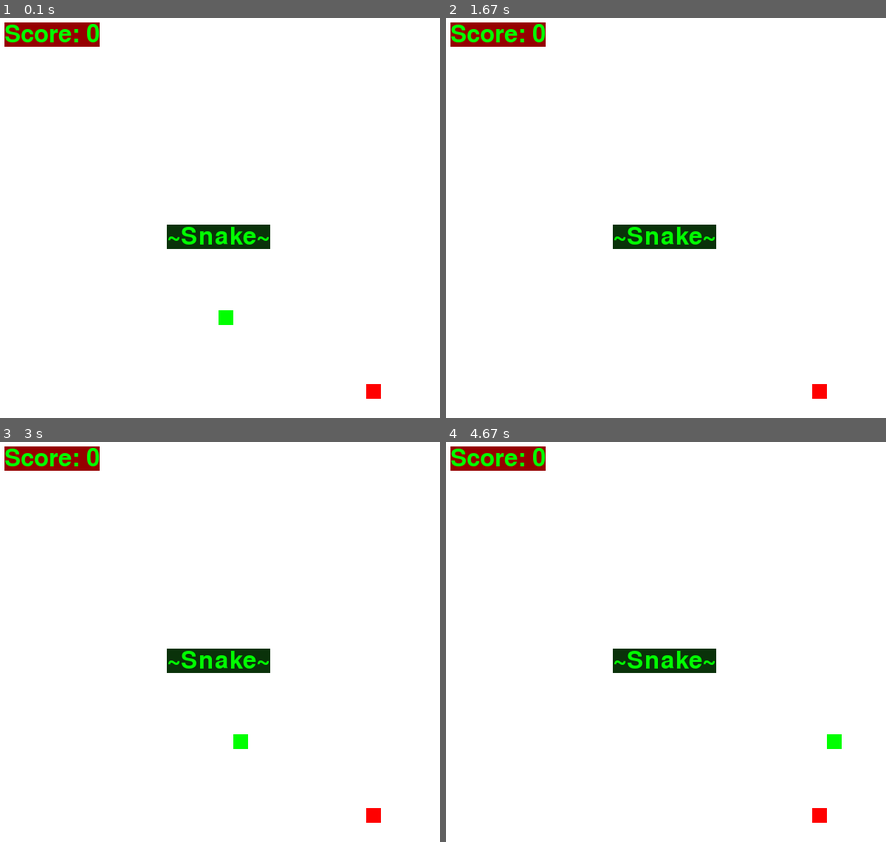
Above: before the commit, frames 1-4 (two rows, left to right).
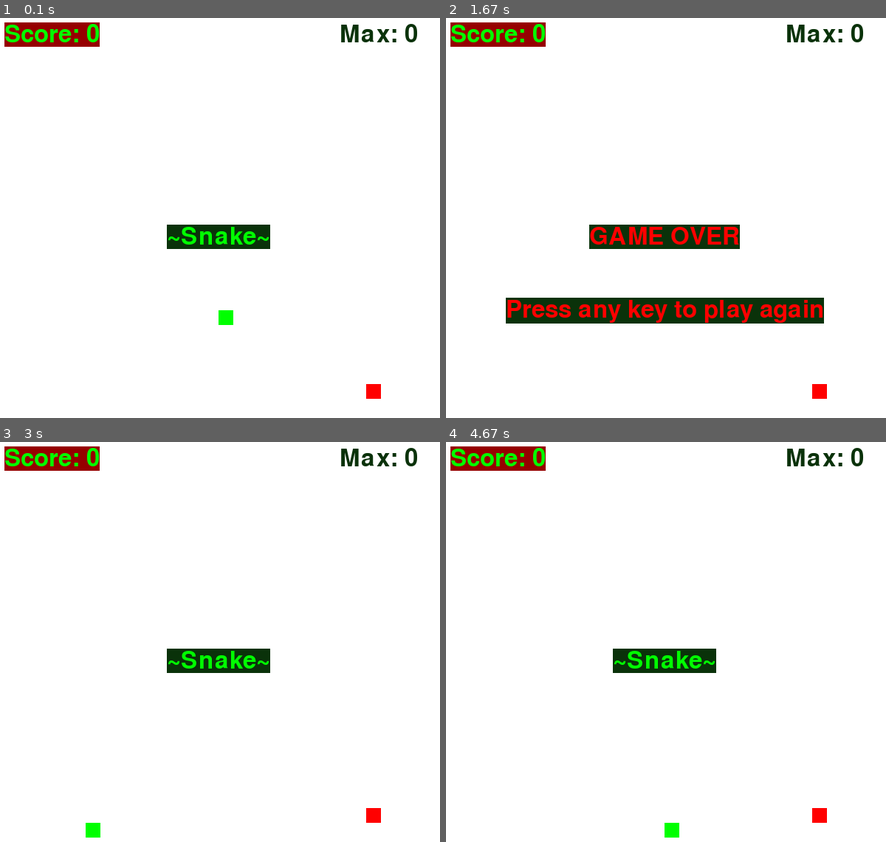
Above: after the commit, the same moments.

Repository: dondogecl/pygame_learning
Game: pygame game, started from snake/game.py
The game is run twice, just before and just after one commit, with the same random seed, the same clock (stepped at 60 frames per second) and the same inputs.
Inputs:
- Up to frame 1 (0.1 s): no input
- Up to frame 2 (1.67 s): hold Right 0.33-0.8 s; hold Up 0.83-1.13 s; hold Right 1.17-1.63 s
- Up to frame 3 (3 s): hold Left 1.67-2.2 s; hold Down 2.23-2.53 s; hold Left 2.57-2.97 s
- Up to frame 4 (4.67 s): hold Up 3-3.37 s; hold Right 3.4-4.03 s; hold Down 4.07-4.43 s; hold Left from 4.47 s (still down)

The runs differ from the first frame. In frame 1, 0.4% of the frame differs, in the area x 77-95%, y 1-7%; in frame 2, 6.5%, in the area x 13-95%, y 1-77%; in frame 3, 0.6%; in frame 4, 0.6%.

Commit message:
added game over: walls and self destruct. Added max score.

Diff:
--- a/snake/game.py
+++ b/snake/game.py
@@ -36,6 +36,9 @@
 DARKRED = (150, 0, 0)
 WHITE = (255, 255, 255)
 
+LIGHT = (199, 240, 216)
+DARK = (67, 82, 61)
+
 # Set Fonts
 font = pygame.font.SysFont('gabriola', 48)
 
@@ -48,13 +51,20 @@
 score_rect = score_text.get_rect()
 score_rect.topleft = (10,10)
 
+max_score_text = font.render(f"Max: {max_score}", True, DARKGREEN, WHITE)
+max_score_rect = max_score_text.get_rect()
+max_width = max_score_rect.width
+max_score_rect.topright = (WINDOW_WIDTH - 30, 10)
+print(max_score_rect)
+
+
 game_over_text = font.render("GAME OVER", True, RED, DARKGREEN)
 game_over_rect = game_over_text.get_rect()
 game_over_rect.center = (WINDOW_WIDTH//2, WINDOW_HEIGHT//2)
 
-continue_text = font.render("Continue? Press any key to play a new game", True, RED, DARKGREEN)
+continue_text = font.render("Press any key to play again", True, RED, DARKGREEN)
 continue_rect = continue_text.get_rect()
-continue_rect.center = (WINDOW_WIDTH//2, WINDOW_HEIGHT + 60)
+continue_rect.center = (WINDOW_WIDTH//2, WINDOW_HEIGHT//2 + 100)
 
 # Set Sounds and Music
 pick_up_sound = pygame.mixer.Sound(os.path.join("sounds", "5_snake_pick_up_sound.wav"))
@@ -66,7 +76,7 @@
 body_coords = []
 
 apple_rect = pygame.draw.rect(display_surface, RED, apple_coord)
-head_rect = pygame.draw.rect(display_surface, GREEN, head_coord)
+head_rect = pygame.draw.rect(display_surface, DARK, head_coord)
 #pygame.image.load()
 
 # Main game loop
@@ -90,40 +100,74 @@
             if event.key == pygame.K_DOWN:
                 snake_dx = 0
                 snake_dy = 1 * SNAKE_SIZE
-            print(event.key)
-            print(snake_dx, snake_dy)
-            print(head_x, head_y)
+            #print(event.key)
+            #print(snake_dx, snake_dy)
+            #print(head_x, head_y)
 
-    # update position of x, y
+    # add the head coor to the 1st index of the body coor list
+    # move all of the snakes body by one pos in the list
+    body_coords.insert(0, head_coord)
+    body_coords.pop()
+
+    # update position of x, y of the snake head and makes a new coordinate
     head_x += snake_dx
     head_y += snake_dy
     head_coord = (head_x, head_y, SNAKE_SIZE, SNAKE_SIZE)
+
+    # Check for GAME OVER
+    if head_rect.left < 0 or head_rect.right > WINDOW_HEIGHT or head_rect.top < 0 or head_rect.bottom > WINDOW_HEIGHT or head_coord in body_coords:
+        print("game over condition")
+        display_surface.blit(game_over_text, game_over_rect)
+        display_surface.blit(continue_text, continue_rect)
+        if score > max_score:
+            max_score = score
+        pygame.display.update()
+        # pause
+        is_paused = True
+        while is_paused:
+            for event in pygame.event.get():
+                if event.type == pygame.KEYDOWN:
+                    score = 0
+                    head_x = WINDOW_WIDTH //2
+                    head_y = WINDOW_HEIGHT // 2 + 100
+                    head_coord = (head_x, head_y, SNAKE_SIZE, SNAKE_SIZE)
+                    body_coords = []
+                    snake_dx = 0
+                    snake_dy = 0
+                    is_paused = False
+                if event.type == pygame.QUIT:
+                    is_paused = False
+                    running = False
+
 
     # check collisions
     if head_rect.colliderect(apple_rect):
         score += 1
         pick_up_sound.play()
-        print("collision")
+        #print("collision")
 
         apple_x = random.randint(0, WINDOW_WIDTH - SNAKE_SIZE)
         apple_y = random.randint(0, WINDOW_HEIGHT - SNAKE_SIZE)
         apple_coord = (apple_x, apple_y, SNAKE_SIZE, SNAKE_SIZE)
+        body_coords.append(head_coord)
         title_text = font.render("", True, WHITE, WHITE)
 
     # Update HUD
     score_text = font.render(f"Score: {score}", True, GREEN, DARKRED)
-
-
+    max_score_text = font.render(f"Max: {max_score}", True, DARKGREEN, WHITE)
 
     # fill surface
     display_surface.fill(WHITE)
     # HUD
     display_surface.blit(title_text, title_rect)
     display_surface.blit(score_text, score_rect)
+    display_surface.blit(max_score_text, max_score_rect)
 
     # Blit assets
     head_rect = pygame.draw.rect(display_surface, GREEN, head_coord)
     apple_rect = pygame.draw.rect(display_surface, RED, apple_coord)
+    for body in body_coords:
+        pygame.draw.rect(display_surface, DARKGREEN, body)
 
     # Update display
     pygame.display.update()
